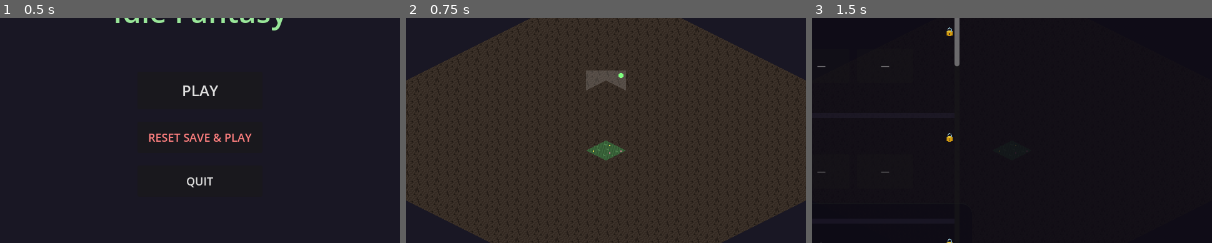
Above: before the commit, frames 1-3 (left to right).
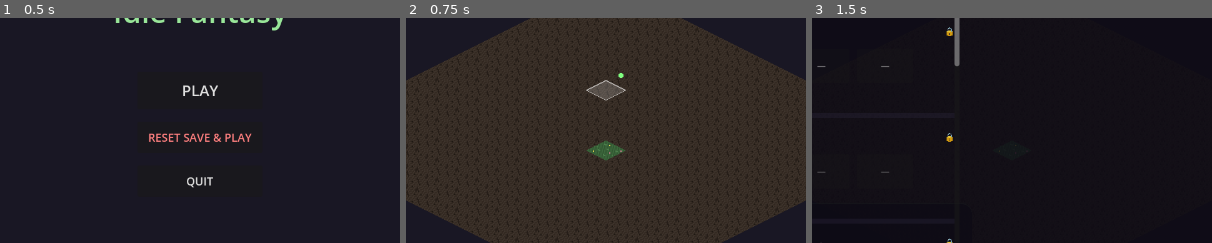
Above: after the commit, the same moments.

Repository: YEZHAA/Proyek-Game
Game: Godot game, scene res://src/main_menu.tscn
Same seed, same stepped clock (60 frames per second), same inputs: the game is played once before the commit and once after it.
Inputs (mouse positions are % of the whole screen's width and height, from its top left):
- Up to frame 1 (0.5 s): no input
- Up to frame 2 (0.75 s): click "PLAY" at 0.5 s
- Up to frame 3 (1.5 s): click (87, 6) at 1.25 s
The pictures show only the part of the screen within x 25-75%, y 37-87%; the shares and areas given below are measured in that part.

Frame 1 is identical in both runs. In frame 2, 1.1% of the frame differs, in the area x 45-55%, y 23-37%; in frame 3, nothing differs.

Commit message:
Fix tile hover highlight sizing

Diff:
--- a/src/grid/tile.gd
+++ b/src/grid/tile.gd
@@ -1,9 +1,29 @@
 extends Node2D
+
+const TILE_DIAMOND := [
+	Vector2(0, -16),
+	Vector2(32, 0),
+	Vector2(0, 16),
+	Vector2(-32, 0),
+]
+const TILE_DIAMOND_CLOSED := [
+	Vector2(0, -16),
+	Vector2(32, 0),
+	Vector2(0, 16),
+	Vector2(-32, 0),
+	Vector2(0, -16),
+]
+const TILE_AXIS_X := Vector2(2, 1)
+const TILE_AXIS_Y := Vector2(-2, 1)
+const TILE_VISUAL_SCALE := 1.0
+const CLEAR_POP_SCALE := 1.18
 
 var grid_pos: Vector2i = Vector2i.ZERO
 var state: String = "barren"
 var flora_node: Node2D = null
 var _sprite: Sprite2D
+var _highlight_fill: Polygon2D
+var _highlight_outline: Line2D
 var _hover: bool = false
 var _area: Area2D
 
@@ -15,17 +35,30 @@
 	_sprite.texture = SpriteGen.get_texture("tile_barren" if state == "barren" else "tile_clear")
 	_sprite.texture_filter = CanvasItem.TEXTURE_FILTER_NEAREST
 	# Isometric transform for 16x16 tile to become 64x32 diamond
-	_sprite.transform = Transform2D(Vector2(2, 1), Vector2(-2, 1), Vector2(0, 0))
+	_set_tile_visual_scale(TILE_VISUAL_SCALE)
 	add_child(_sprite)
 
 	_area = Area2D.new()
 	var shape = CollisionPolygon2D.new()
-	shape.polygon = PackedVector2Array([Vector2(0, -16), Vector2(32, 0), Vector2(0, 16), Vector2(-32, 0)])
+	shape.polygon = PackedVector2Array(TILE_DIAMOND)
 	_area.add_child(shape)
 	_area.input_event.connect(_on_input)
-	_area.mouse_entered.connect(func(): _hover = true; queue_redraw())
-	_area.mouse_exited.connect(func(): _hover = false; queue_redraw())
+	_area.mouse_entered.connect(func(): _set_hovered(true))
+	_area.mouse_exited.connect(func(): _set_hovered(false))
 	add_child(_area)
+
+	_highlight_fill = Polygon2D.new()
+	_highlight_fill.polygon = PackedVector2Array(TILE_DIAMOND)
+	_highlight_fill.color = Color(1, 1, 1, 0.18)
+	_highlight_fill.visible = false
+	add_child(_highlight_fill)
+
+	_highlight_outline = Line2D.new()
+	_highlight_outline.points = PackedVector2Array(TILE_DIAMOND_CLOSED)
+	_highlight_outline.default_color = Color(1, 1, 1, 0.55)
+	_highlight_outline.width = 1.5
+	_highlight_outline.visible = false
+	add_child(_highlight_outline)
 
 	GameManager.tile_changed.connect(_on_tile_changed)
 	GameManager.flora_planted.connect(_on_flora_planted)
@@ -66,11 +99,13 @@
 	match state:
 		"barren":
 			_sprite.texture = SpriteGen.get_texture("tile_barren")
+			_set_tile_visual_scale(TILE_VISUAL_SCALE)
 		"clear":
 			_sprite.texture = SpriteGen.get_texture("tile_clear")
 			_animate_clear()
 		"planted":
 			_sprite.texture = SpriteGen.get_texture("tile_clear")
+			_set_tile_visual_scale(TILE_VISUAL_SCALE)
 
 func _on_flora_planted(pos: Vector2i, tier: int):
 	if pos != grid_pos: return
@@ -85,14 +120,23 @@
 
 func _animate_clear():
 	var tween = create_tween()
-	_sprite.scale = Vector2(5, 5)
-	tween.tween_property(_sprite, "scale", Vector2(4, 4), 0.3).set_ease(Tween.EASE_OUT).set_trans(Tween.TRANS_ELASTIC)
+	_set_tile_visual_scale(CLEAR_POP_SCALE)
+	tween.tween_method(Callable(self, "_set_tile_visual_scale"), CLEAR_POP_SCALE, TILE_VISUAL_SCALE, 0.22).set_ease(Tween.EASE_OUT).set_trans(Tween.TRANS_BACK)
+
+func _set_tile_visual_scale(visual_scale: float) -> void:
+	if not _sprite:
+		return
+	_sprite.transform = Transform2D(TILE_AXIS_X * visual_scale, TILE_AXIS_Y * visual_scale, Vector2.ZERO)
+
+func _set_hovered(is_hovered: bool) -> void:
+	_hover = is_hovered
+	if _highlight_fill:
+		_highlight_fill.visible = is_hovered
+	if _highlight_outline:
+		_highlight_outline.visible = is_hovered
+	queue_redraw()
 
 func _draw():
-	if _hover:
-		var rect = Rect2(-32, -32, 64, 64)
-		draw_rect(rect, Color(1, 1, 1, 0.15))
-
 	if _hover and state == "barren":
 		var cost = Economy.get_clear_cost(GameManager.cleared_count)
 		var can = GameManager.can_afford(cost)
